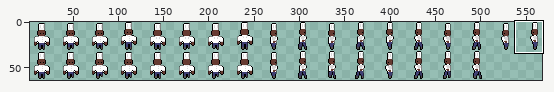
Sprite sheet: Assets/Textures/chef.png. Above, an overview of the earlier version with the close-up marked.
Close-up. Earlier state:
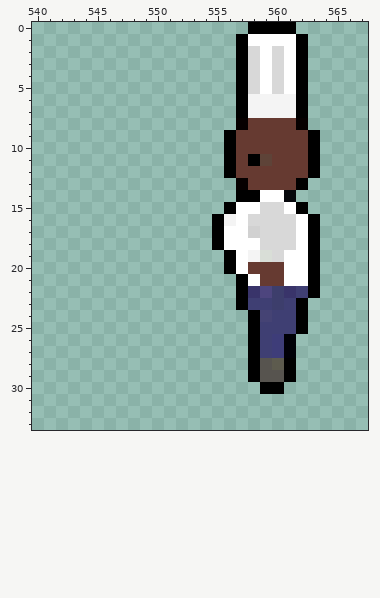
The file is 576x64 pixels. Colours within 5 levels of each other are drawn and written as one. Shown: x 540..567, y 0..33. The wide view leaves out empty margins. The commit also changed other parts of the picture, which this record leaves out.
Once edited:
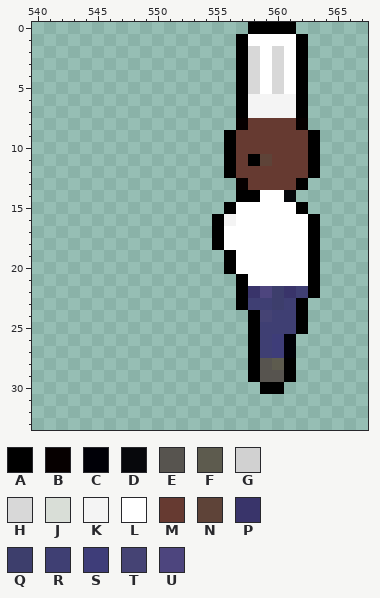
Palette (. is transparent): A #000000  B #060000  C #000007  D #07080c  E #57544f  F #5d5b4e  G #d1d1d1  H #d8d8d8  J #d9ded7  K #f4f4f4  L #ffffff  M #663a31  N #5e4338  P #39346a  Q #3d3e6c  R #3f3f73  S #3e3d79  T #454374  U #4d457e
Edits made:
{"y":15,"x":559,"old":"HH","new":"LL"}
{"y":16,"x":558,"old":"HHHH","new":"LLLL"}
{"y":17,"x":558,"old":"GHHH","new":"LLLL"}
{"y":18,"x":559,"old":"HHH","new":"LLL"}
{"y":19,"x":558,"old":"KJH","new":"LLL"}
{"y":20,"x":558,"old":"MMM","new":"LLL"}
{"y":21,"x":559,"old":"MM","new":"LL"}
